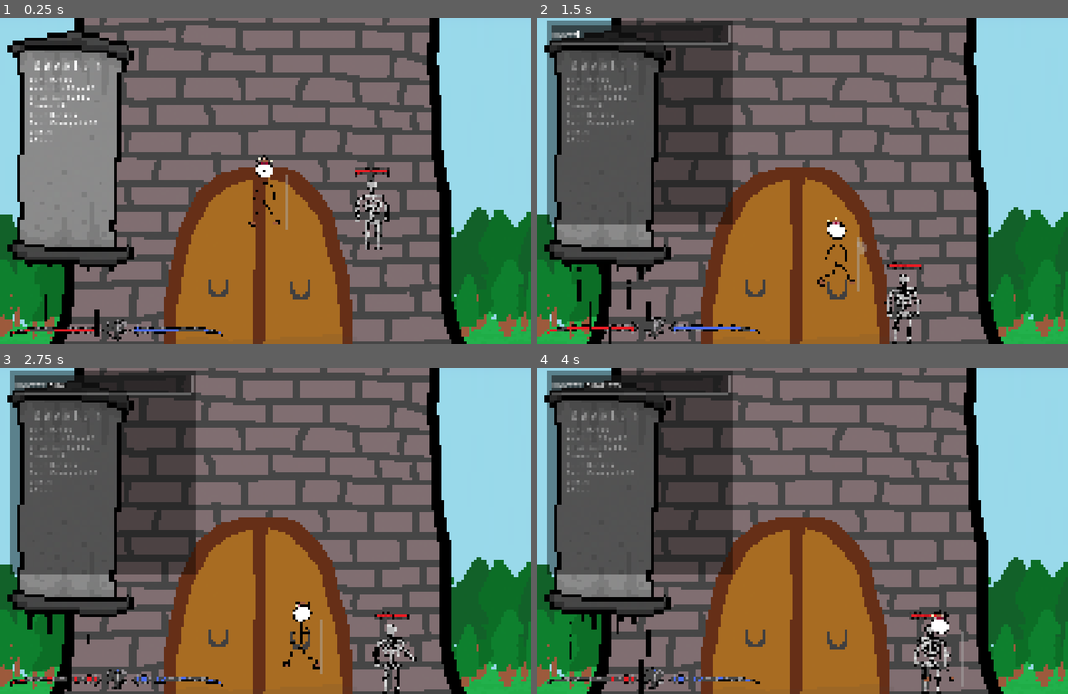
Above: before the commit, frames 1-4 (two rows, left to right).
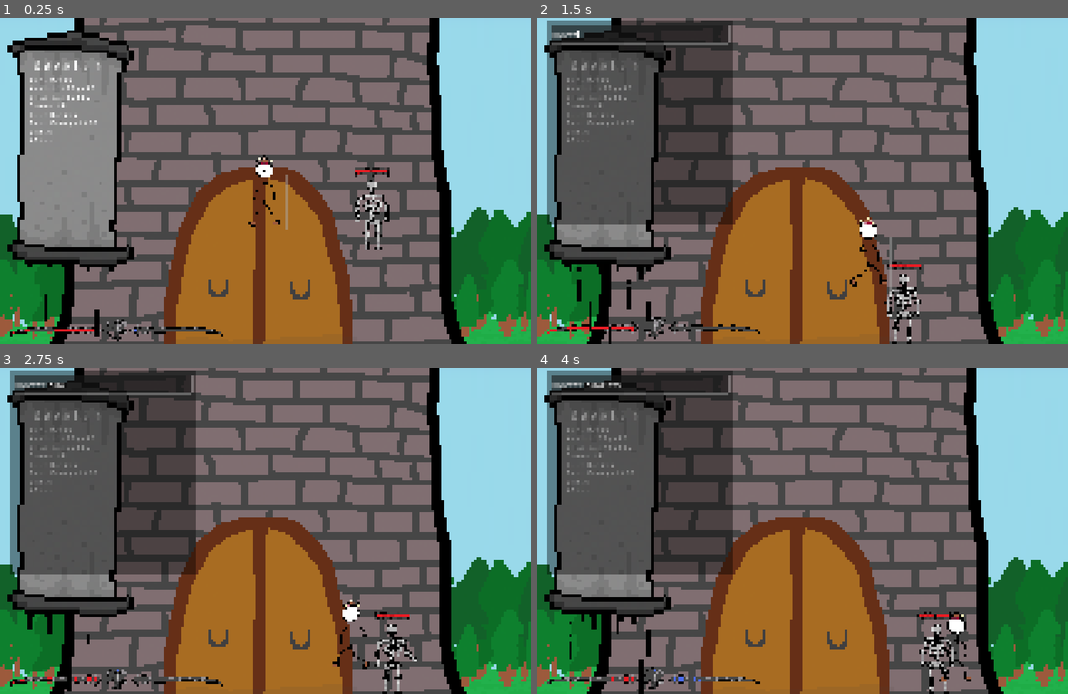
Above: after the commit, the same moments.

Repository: WhimmyAlz/A_Tower_Tale_Godot
Game: Godot game, scene res://Scenes/Settings/Floor/Base_floor.tscn
Same seed, same stepped clock (60 frames per second), same inputs: the game is played once before the commit and once after it.
Inputs:
- Up to frame 1 (0.25 s): no input
- Up to frame 2 (1.5 s): tap Enter (Console) at 0.5 s; hold 1 (attack 1) 0.53-1.28 s; hold D (right) from 0.53 s (still down); tap W (up) at 0.77, 0.8, 1.07, 1.35 s
- Up to frame 3 (2.75 s): tap W (up) at 1.52, 1.82, 2.3 s; tap 1 (attack 1) at 1.55 s; release D (right) at 2.03 s; hold A (left) from 2.03 s (still down); hold 1 (attack 1) from 2.03 s (still down)
- Up to frame 4 (4 s): release A (left) at 2.78 s; release 1 (attack 1) at 2.78 s; hold D (right) from 2.78 s (still down); tap 1 (attack 1) at 2.85 s; tap W (up) at 3.02, 3.32 s; hold W (up) from 3.53 s (still down)

The runs differ from the first frame. In frame 1, less than 0.1% of the frame differs, in the area x 12-42%, y 24-97%; in frame 2, 0.9%; in frame 3, 1.2%; in frame 4, 1.4%, in the area x 12-82%, y 23-100%.

Commit message:
added enemy death drops, enabled stamina feature

Diff:
--- a/Global/Global.gd
+++ b/Global/Global.gd
@@ -17,18 +17,18 @@
 var player_dir := 1
 
 # Combat stats
-var strength := 2
-var agility := 2
-var power := 0 # damage % is based on this
-var defense := 0 # reduces damage by 1 (min 1)
-var defense_penetration := 0 # ignores X amount of defense
-var max_stamina := 1
-var stamina := 1
-var max_health := 100
-var health := 100
-var health_regen_value := 15 # % of max health healed naturally per floor
-var crit_chance := 0 # chance to land crit
-var crit_damage := 100 # extra damage % from crits
+var strength := 2.0
+var agility := 2.0
+var power := 0.0 # damage % is based on this
+var defense := 0.0 # reduces damage by 1 (min 1)
+var defense_penetration := 0.0 # ignores X amount of defense
+var max_stamina := 1.0
+var stamina := 1.0
+var max_health := 100.0
+var health := 100.0
+var health_regen_value := 15.0 # % of max health healed naturally per floor
+var crit_chance := 0.0 # chance to land crit
+var crit_damage := 100.0 # extra damage % from crits
 
 # cooldowns
 var attack1t := 0
--- a/Global/enemyBase.gd
+++ b/Global/enemyBase.gd
@@ -59,8 +59,14 @@
 	self.Health = maxi(self.Health - dmg, 0)
 	$HealthBar.update_value(Health)
 
+	if self.Health == 0:
+		on_death()
+
 func take_knockback(kb, dir):
 	self.velocity.x += kb * dir * 100 # 100 cuz kb too weak otherwise (want to use lower values)
 
 func take_stun(stun_time):
 	stunnedf = stun_time
+
+func on_death():
+	pass
--- a/Scenes/Mobs/Skelebone/skelebone_body.gd
+++ b/Scenes/Mobs/Skelebone/skelebone_body.gd
@@ -29,6 +29,10 @@
 
 	projectile.init(proj_position, proj_speed, self.direction, proj_lifetime)
 	get_tree().current_scene.get_node("Projectiles").add_child(projectile)
+
+func on_death():
+	player.gain_xp(10)
+	queue_free()
 
 func _ready() -> void:
 	set_player_gen_1()
--- a/Scenes/Player/Body/player.gd
+++ b/Scenes/Player/Body/player.gd
@@ -7,6 +7,8 @@
 
 var free := true # Used for stunned, frozen, unable to move, etc
 var hat_mode = "idle" # hat is idle when jumping or idle, otherwise stunned or run
+
+var speed_penalty := 0.2 # used as a speed multiplier
 
 ## Slows down the player's velocity when it's not zero.
 func player_friction():
@@ -21,14 +23,14 @@
 func player_movement():
 	$AnimatedSprite2D.speed_scale = (Global.player_spd * 0.035)
 	if Input.is_action_pressed("left") and free:
-		position.x -= Global.player_spd * attack_speed_penalty()
+		position.x -= Global.player_spd * attack_speed_penalty(speed_penalty)
 		if not jump_pause:
 			$AnimatedSprite2D.play("run")
 			hat_mode = "run"
 		direction_change_free(-1)
 		$AnimatedSprite2D.flip_h = true
 	elif Input.is_action_pressed("right") and free:
-		position.x += Global.player_spd * attack_speed_penalty()
+		position.x += Global.player_spd * attack_speed_penalty(speed_penalty)
 		if not jump_pause:
 			$AnimatedSprite2D.play("run")
 			hat_mode = "run"
@@ -104,20 +106,28 @@
 func get_hat_mode():
 	return(hat_mode)
 
+## sets if player is currently attacking
 func set_attacking(boolean):
 	if boolean is bool:
 		attacking = boolean
 
-func attack_speed_penalty():
+## sets a speed penalty when attacking
+func set_speed_penalty(penalty):
+	self.speed_penalty = penalty
+
+## returns a speed multi after checking if attacking
+func attack_speed_penalty(penalty):
 	if attacking == true:
-		return(0.2)
+		return(penalty)
 	else:
 		return(1)
 
+## returns direction if not in action
 func direction_change_free(value):
 	if attacking == false:
 		Global.player_dir = value
 
+## toggles animation visiblity
 func set_animation_visibility(boolean):
 	if boolean is bool:
 		$AnimatedSprite2D.visible = boolean
@@ -136,13 +146,22 @@
 func take_stun(stun_time):
 	Global.stun_time = stun_time
 
+func gain_xp(amount):
+	Global.player_XP += amount
+
+func stamina_regen():
+	if Global.stamina < Global.max_stamina:
+		Global.stamina += (1 + Global.stamina_regen_multi) * 0.5
+		$"../Non Attached UI Elements/Prog_Bars".Update_STAM()
+
+
 func _ready() -> void:
 	player_friction() # calls friction function
 	player_movement() # calls player movement function
 	vert_velocities() # calls player vertical movement function
 
 func _physics_process(_delta: float):
-
+	stamina_regen()
 	check_free()
 
 	# Movement functions
--- a/Scenes/Player/Classes/brawler/brawler.gd
+++ b/Scenes/Player/Classes/brawler/brawler.gd
@@ -21,14 +21,18 @@
 		class_anim.flip_h = false
 
 func init_attack_1():
-	set_dir()
+	if Global.stamina >= 20:
+		set_dir()
 
-	player.set_animation_visibility(false)
-	class_anim.visible = true
-	class_anim.frame = 0
-	class_anim.play("punch")
-	Global.attack1t = 1
-	player.set_attacking(true)
+		Global.stamina -= 20
+		Global.attack1t = 1
+
+		player.set_animation_visibility(false)
+		class_anim.visible = true
+		class_anim.frame = 0
+		class_anim.play("punch")
+		Global.attack1t = 1
+		player.set_attacking(true)
 
 func between(variable, time1, time2):
 	if variable >= time1 and variable <= time2:
--- a/Scenes/Player/Classes/class_actions.gd
+++ b/Scenes/Player/Classes/class_actions.gd
@@ -19,7 +19,6 @@
 
 func attack_1():
 	if Input.is_action_pressed("attack 1") and Global.attack1t == 0:
-		Global.attack1t = 1
 		class_node.init_attack_1()
 
 func hat_animations():
--- a/Scenes/Player/Player_UI/Inventory/inventory.gd
+++ b/Scenes/Player/Player_UI/Inventory/inventory.gd
@@ -9,15 +9,15 @@
 
 func update_stats():
 	# stats
-	var health = Global.health
-	var max_health = Global.max_health
-	var stamina = Global.stamina
-	var max_stamina = Global.max_stamina
-	var power = Global.power
-	var crit_rate = Global.crit_chance
-	var crit_damage = Global.crit_damage
-	var strength = Global.strength
-	var agility = Global.agility
+	var health = int(Global.health)
+	var max_health = int(Global.max_health)
+	var stamina = int(Global.stamina)
+	var max_stamina = int(Global.max_stamina)
+	var power = int(Global.power)
+	var crit_rate = int(Global.crit_chance)
+	var crit_damage = int(Global.crit_damage)
+	var strength = int(Global.strength)
+	var agility = int(Global.agility)
 
 	# displayed texts
 	var listed_stats = [
--- a/Scenes/Player/Player_UI/Progress_bars/Prog_bars.gd
+++ b/Scenes/Player/Player_UI/Progress_bars/Prog_bars.gd
@@ -11,12 +11,12 @@
 		BAR_HOVER_t = 100
 
 func Update_HP():
-	@warning_ignore("integer_division")
+	@warning_ignore("integer_division", "narrowing_conversion")
 	$HP_BAR.value = maxi(100 * Global.health / Global.max_health, 0)
 
 func Update_STAM():
-	@warning_ignore("integer_division")
-	$STAM_BAR.value = maxi(100 *Global.stamina / Global.max_stamina , 0)
+	@warning_ignore("integer_division", "narrowing_conversion")
+	$STAM_BAR.value = maxi(100 * Global.stamina / Global.max_stamina , 0)
 
 func Update_XP():
 	@warning_ignore("integer_division")
